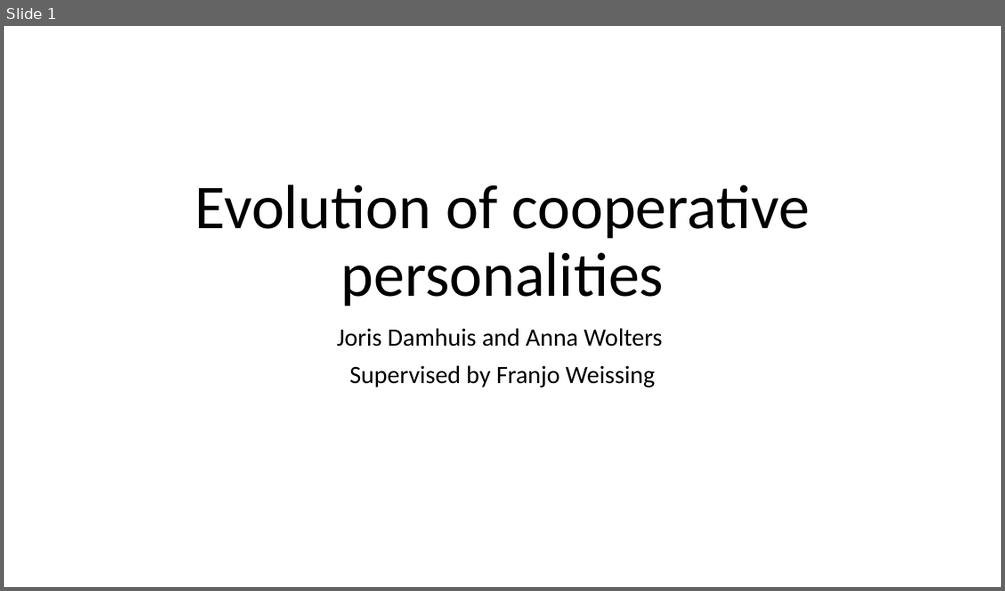
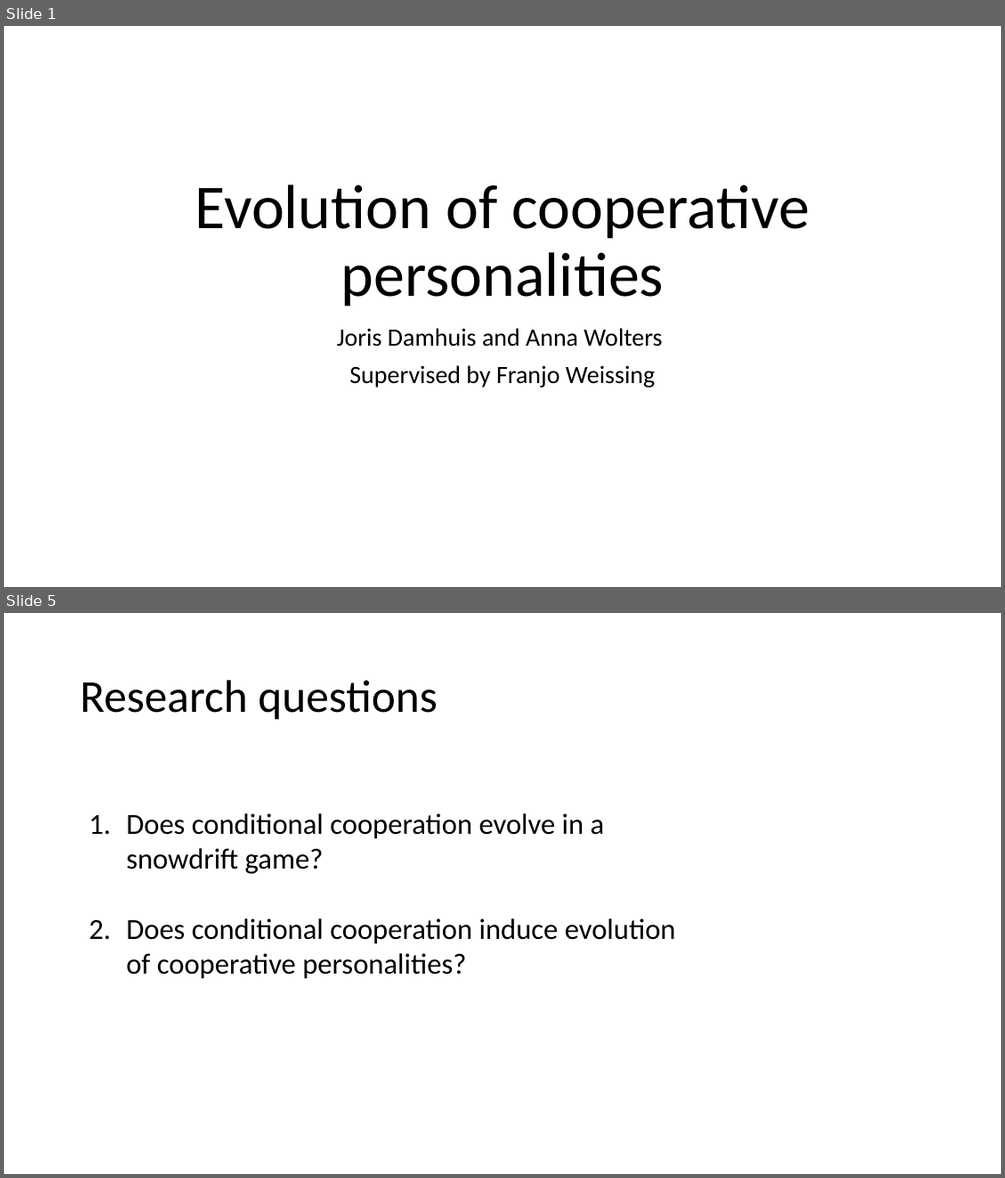
Before and after one commit to J-Damhuis/Cooperation, a slide deck: Presentations/Presentation_25-01-2019_final.pptx. Shown one above the other, each under a label of ours: slide 1 before the commit, slides 1 and 5 after it; the slides between them are not shown. The pictures are 1005x591 and 1005x1178 pixels, drawn with LibreOffice and Linux fonts; fonts in the diff are those of the drawing. Boxes give left, top, right and bottom in pixels: in the first picture for what was removed or moved away, otherwise in the second. Text is boxed around its words. In the diff, an @@ line names an element or a change of style, - is before the commit and + after.

```diff
--- a/Presentations/Presentation_25-01-2019_final.pptx
+++ b/Presentations/Presentation_25-01-2019_final.pptx
@@ slide 5 added at box(4, 613, 1001, 1174), background #FFFFFF @@
@@ title added at box(80, 680, 437, 720), 44 pt, text #000000 @@
+Research questions
@@ text added at box(126, 813, 676, 979), 28 pt, text #000000 @@
+1. Does conditional cooperation evolve in a snowdrift game?
+2. Does conditional cooperation induce evolution of cooperative personalities?
```
Also in this commit, not shown: 1 slide changed, 16 other slides added, 2 other files.
